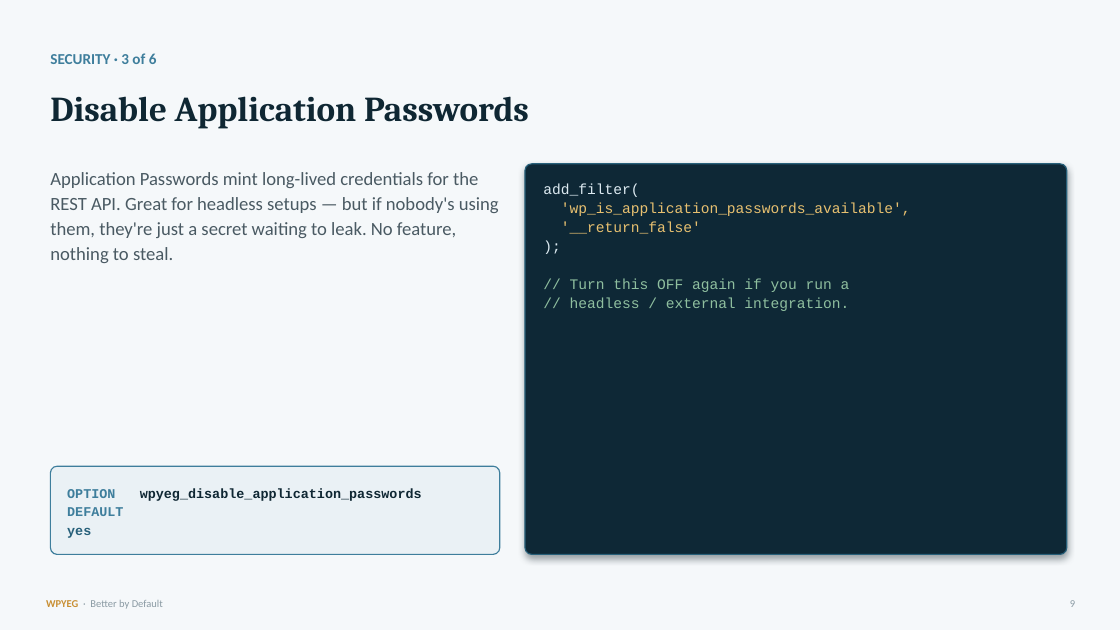
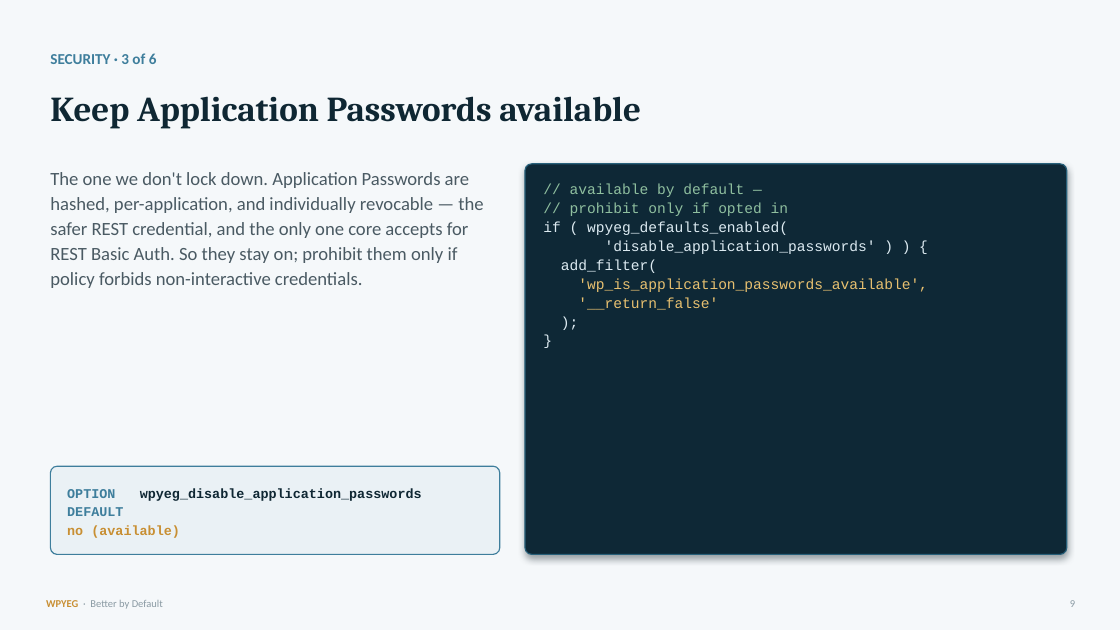
Before and after one commit to WPYEG/Better-by-Default, a slide deck: slide 9 of workshop/Better-by-Default.pptx. Drawn at 1120x630 pixels with LibreOffice and Linux fonts; fonts in the diff are those of the drawing. Boxes give left, top, right and bottom in pixels: in the first picture for what was removed or moved away, otherwise in the second. Text is boxed around its words. In the diff, an @@ line names an element or a change of style, - is before the commit and + after.

Commit message:
docs(workshop): align the deck with the corrected defaults
The workshop deck still taught the pre-alignment model. Update both deck
sources — the iA Presenter markdown and the pptxgenjs generator — and
regenerate the .pptx:

- XML-RPC: granular per-category toggles + multicall server swap, not the
  blunt xmlrpc_enabled=false.
- Application Passwords: available by default (the safer credential), not
  disabled.
- Strong passwords: 15+ chars + breach screening (NIST/OWASP), not 12-char
  forced composition.
- Title-only admin search: post_search_columns, not a posts_search rewrite.
- Login logo: defaults to keep_default; any change links home (the separate
  link toggle is gone).
- Opening framing + cheat sheet updated to match.

Also fix build_deck.js's output path (was a foreign /home/claude path) so
the .pptx builds reproducibly in-repo.

Better-by-Default.pdf still needs re-export from iA Presenter (GUI-only) —
the one deck artifact that can't be regenerated headlessly.

```diff
--- a/workshop/Better-by-Default.pptx
+++ b/workshop/Better-by-Default.pptx
@@ text at (50,96,641,128): text changed @@
-Disable Application Passwords
+Keep Application Passwords available
@@ text at (50,172,483,288): text changed @@
-Application Passwords mint long-lived credentials for the REST API. Great for headless setups — but if nobody's using them, they're just a secret waiting to leak. No feature, nothing to steal.
+The one we don't lock down. Application Passwords are hashed, per-application, and individually revocable — the safer REST credential, and the only one core accepts for REST Basic Auth. So they stay on; prohibit them only if policy forbids non-interactive credentials.
@@ text at (543,184,876,254): paragraphs added @@
+// available by default —
+// prohibit only if opted in
+if ( wpyeg_defaults_enabled(
+'disable_application_passwords' ) ) {
@@ text at (570,278,850,311): text changed; text colour #8FBF9F to #DCEAF1 @@
-// Turn this OFF again if you run a
-// headless / external integration.
+}
@@ text at (67,525,180,538): text changed; text colour #27607A to #C88F33 @@
-yes
+no (available)
```
Also in this commit, not shown: 7 other slides changed, 2 other files.
